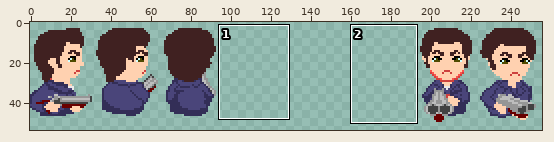
Sprite sheet -- media/sprites/prota1_upperbody_idle.png. The first picture is a wide view before the edit; the outline marks the close-up.
Close-up. As it was:
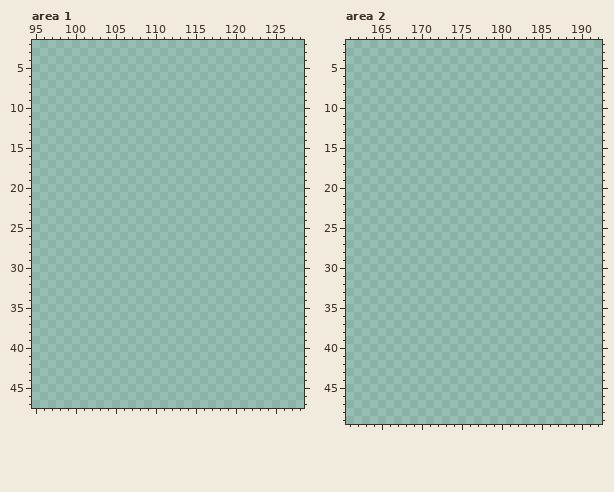
The file is 160x64 pixels. Shown: area 1: x 95..128, y 2..47; area 2: x 161..192, y 2..49. The old version is drawn lined up with the new one. The wide view leaves out empty margins. The commit also changed other parts of the picture, which this record leaves out.
Once edited:
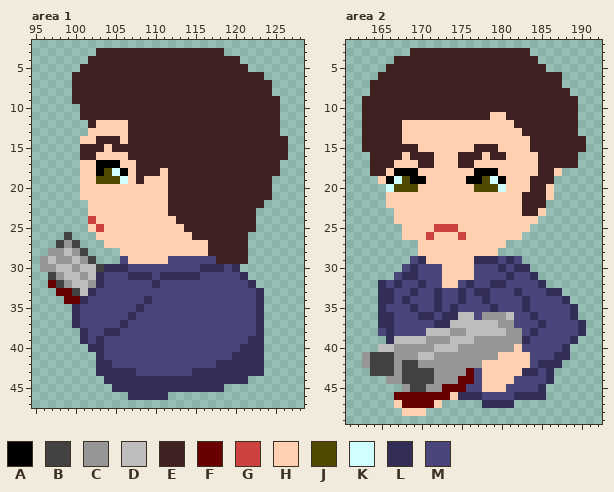
Palette (. is transparent): A #000000  B #424242  C #969696  D #bdbdbd  E #402121  F #690000  G #cd413e  H #ffd1b0  J #4f4a00  K #d0ffff  L #332e57  M #4a457a
What changed:
canvas 160x64 -> 256x64; drawings rearranged on the sheet (the old picture shows each at its new place)
Changed rows in their new state; - is an unchanged pixel.
Area 1:
first column x 96:
 3 -------EEEEEEEEEEEEEEEE--------
 4 ------EEEEEEEEEEEEEEEEEEE------
 5 -----EEEEEEEEEEEEEEEEEEEEE-----
 6 ----EEEEEEEEEEEEEEEEEEEEEEEE---
 7 ----EEEEEEEEEEEEEEEEEEEEEEEEE--
 8 ----EEEEEEEEEEEEEEEEEEEEEEEEE--
 9 ----EEEEEEEEEEEEEEEEEEEEEEEEEE-
10 -----EEEEEEEEEEEEEEEEEEEEEEEEE-
11 -----EEEEEEEEEEEEEEEEEEEEEEEEE-
12 ------EHHHHEEEEEEEEEEEEEEEEEEE-
13 ------HHHHHEEEEEEEEEEEEEEEEEEE-
14 -----HHEEEHEEEEEEEEEEEEEEEEEEEE
15 -----EEEHEEEEEEEEEEEEEEEEEEEEEE
16 -----EEHHHHEEEEEEEEEEEEEEEEEEEE
17 -----HHAAAHHEEEEEEEEEEEEEEEEEE-
18 -----HHAJKAHEEEHEEEEEEEEEEEEEE-
19 -----HHJJJKHEHHHEEEEEEEEEEEEE--
20 -----HHHHHHHHHHHEEEEEEEEEEEEE--
21 -----HHHHHHHHHHHEEEEEEEEEEEEE--
22 ------HHHHHHHHHHEEEEEEEEEEEE---
23 ------HHHHHHHHHHEEEEEEEEEEE----
24 ------GHHHHHHHHHHEEEEEEEEEE----
25 ------HGHHHHHHHHHHEEEEEEEEE----
26 ---B---HHHHHHHHHHHHEEEEEEE-----
27 --BCB---HHHHHHHHHHHHHEEEEE-----
28 -CCDCB----HHHHHHHHHHHEEEEE-----
29 CDCCDCB---MHHHHHMMMMMMEEEE-----
30 CCDDCDDBLLLMMMMMMMMMLLLML------
31 -BCDDCDLMMMLLLMLLLLLMMMMML-----
32 -FBCDDCLMMMMMMLMMMMMMMMMMML----
33 --FFBDLMMMMMMMMMMMMMMMMMMMML---
34 ---FFLMMMMMMMLMMMMMMMMMMMMML---
35 ----LMMMMMMMLMMMMMMMMMMMMMML---
36 ----LMMMMMMLMMMMMMMMMMMMMMML---
37 ----LMMMMMLMMMMMMMMMMMMMMMML---
38 -----LMMLLMMMMMMMMMMMMMMMMML---
39 -----LMLMMMMMMMMMMMMMMMMMMLL---
40 ------LLMMMMMMMMMMMMMMMMMLLL---
41 -------LMMMMMMMMMMMMMMMMLLLL---
42 -------LLMMMMMMMMMMMMMLLLLLL---
43 -------LLLLLMMMMMMMLLLLLLLLL---
44 --------LLLLLLLLLLLLLLLLLL-----
45 ---------LLLLLLLLLLLLLL--------
46 -----------LLLLL---------------
Area 2:
first column x 163:
 3 ------EEEEEEEEEEEEEEE-------
 4 ----EEEEEEEEEEEEEEEEEE------
 5 ---EEEEEEEEEEEEEEEEEEEE-----
 6 --EEEEEEEEEEEEEEEEEEEEEEE---
 7 -EEEEEEEEEEEEEEEEEEEEEEEE---
 8 -EEEEEEEEEEEEEEEEEEEEEEEEE--
 9 EEEEEEEEEEEEEEEEEEEEEEEEEEE-
10 EEEEEEEEEEEEEEEEEEEEEEEEEEE-
11 EEEEEEEEEEEEEEEEHHEEEEEEEEE-
12 EEEEEHHHHHHHHHHHHHHEEEEEEEE-
13 EEEEEHHHHHHHHHHHHHHHEEEEEEE-
14 EEEEEHHHHHHHHHHHHHHHHEEEEEEE
15 EEEEEEEHHHHHHHEEEHHHHEEEEEEE
16 -EEEEHEEEHHHEEEHEEHHHHEEEEE-
17 -EEEHHHEEHHHEEHHHHHHHHEEEEE-
18 -EEHAAAHHHHHHHAAAHHHHHEEH---
19 --HAKJAAHHHHHAAJKAHHHEEE----
20 ---KJJJHHHHHHHJJJKHHHEEH----
21 ---HHHHHHHHHHHHHHHHHEEEH----
22 ---HHHHHHHHHHHHHHHHHEEE-----
23 ----HHHHHHHHHHHHHHHHEEH-----
24 ----HHHHHHHHHHHHHHHHHH------
25 -----HHHHGGGHHHHHHHHH-------
26 -----HHHGHHHGHHHHHHH--------
27 -------HHHHHHHHHHH----------
28 -------HHHHHHHHHH-----------
29 ------MLHHHHHHLLLMLM--------
30 -----MLMMMHHHHMMMLMLL-------
31 ----MLLMMMHHHHMMMMLMML------
32 --LMLMMLMMHHMLMMLLMMMML-----
33 --LLMMLMMLMMLMLLMMMLMMMLL---
34 --LLMLMMMLMMLMMLMMMMLMMMML--
35 --LMMMLMMLMLMMMMLMMMLMMMMML-
36 --LLMMMLLMLLDDMCCCDMMLMMMML-
37 --LLMMMMMLLDDDDDDCCMMMLMMMML
38 --MLMMMMDDDCCDDDDDCCMLMMMMML
39 ---LDDDDCCCDDDCCCCCCLMMMMML-
40 --DDCCCCCDDDCCCCCCCHMMMMML--
41 CBBBCCCDDCCCCCCCCHHHHMMMLL--
42 CBBBCBBCCCCCCCCHHHHHHMLLL---
43 -BBBCBBBBCCCCFMHHHHHLLML----
44 ---CCBBBBCCCFFMHHHHMMMML----
45 -----CBBCCFFFMMHHHMMMML-----
46 ----FFFFFFFHLLLMMMMLLLL-----
47 ----HFFFFH-----LLLL---------
48 -----HHH--------------------
Changed places in both close-ups, as pixel boxes (x1, y1, x2, y2):
added: (40, 48, 288, 400)
added: (362, 48, 586, 416)
